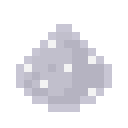
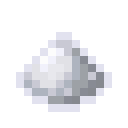
Revision of a layered 128 × 128 image; what changed, layer by layer:
added layer "Bright" above "HIghlight" over 40, 48, 56, 64
painted on "HIghlight" over 24, 40, 96, 96
painted on "Light" over 24, 32, 72, 96
added layer "Light-Medium" above "Medium" over 32, 56, 72, 88
painted on "Medium" over 24, 40, 96, 96
added layer "Medium-Dark" above "Dark" over 24, 56, 80, 96
painted on "Dark" over 24, 40, 104, 104
added layer "Darker" above "Darkest" over 64, 56, 104, 104
painted on "Darkest" over 64, 56, 104, 104
painted on "Border" over 16, 24, 112, 112
